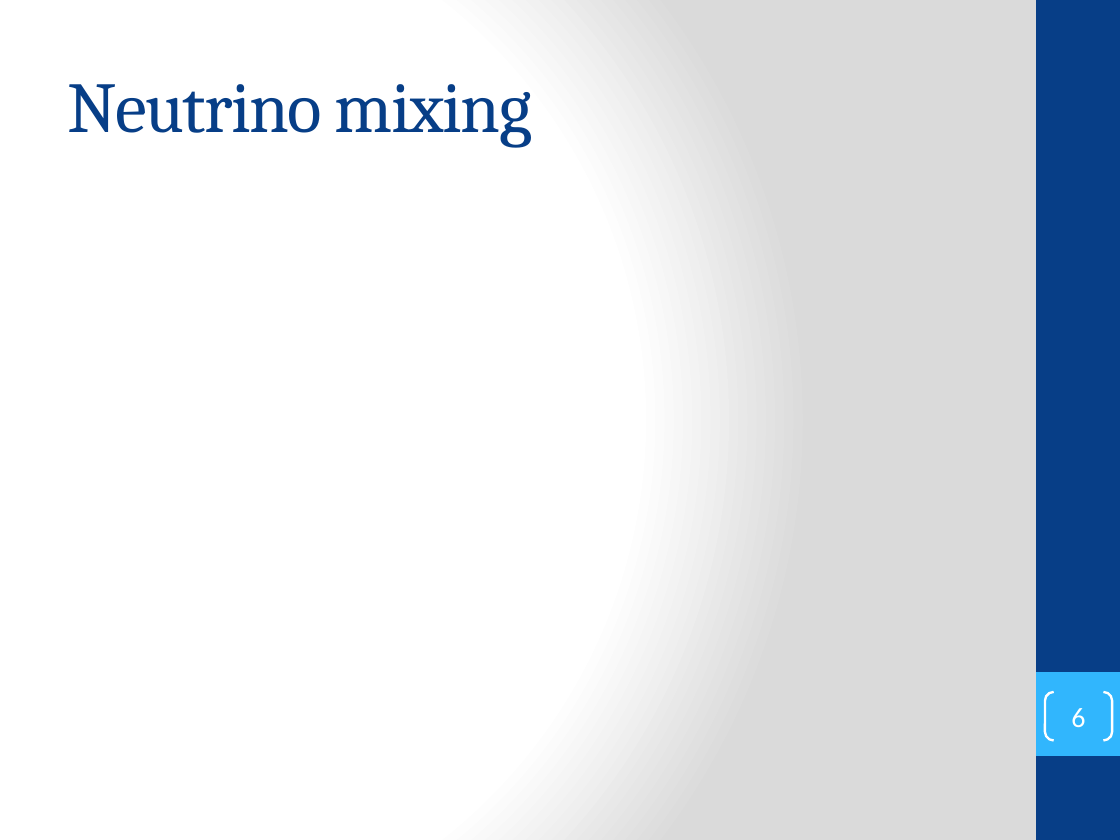
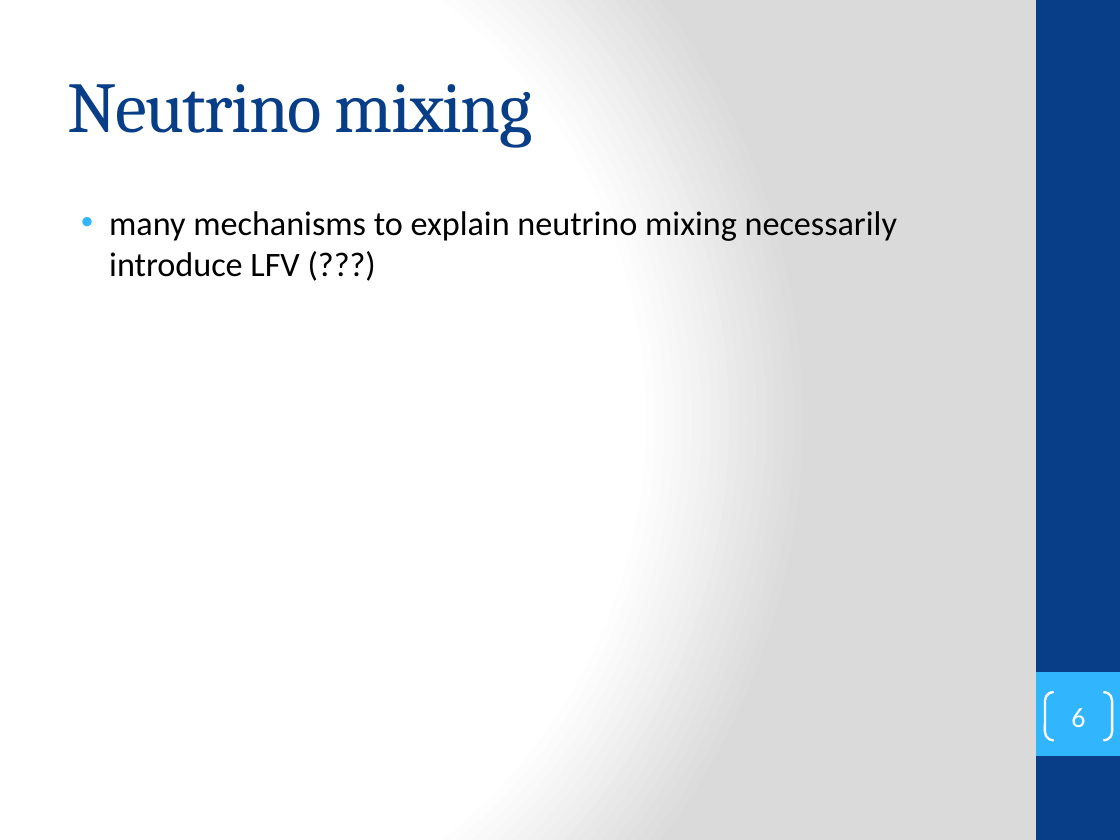
Before and after one commit to secret-agent-drone/lit-review, a slide deck: slide 6 of LiteratureReview_talk/lit_review_talk.pptx. Drawn at 1120x840 pixels with LibreOffice and Linux fonts; fonts in the diff are those of the drawing. Boxes give left, top, right and bottom in pixels: in the first picture for what was removed or moved away, otherwise in the second. Text is boxed around its words. In the diff, an @@ line names an element or a change of style, - is before the commit and + after.

```diff
--- a/LiteratureReview_talk/lit_review_talk.pptx
+++ b/LiteratureReview_talk/lit_review_talk.pptx
@@ text added at bbox=[109, 211, 897, 277], 22 pt, text #000000 @@
+• many mechanisms to explain neutrino mixing necessarily introduce LFV (???)
```
Also in this commit, not shown: 8 other slides changed, 1 slide added, 6 other files.
